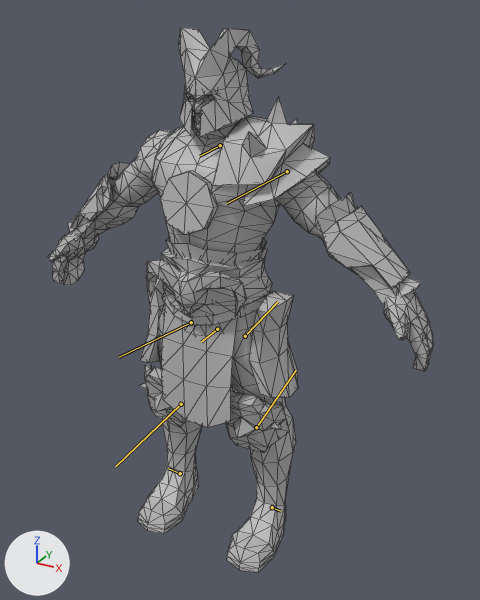
The FBX model FBX/worrior.fbx as it was, and as the next commit left it.
Camera for both pictures: a camera (50 mm lens) standing at (0.0155, -0.0253, 0.0269) and looking at (0.0011, 0.0008, 0.0138). Every picture has the same lights, and +X, +Y and +Z are marked at lower left. The bones that change are drawn over the model as lines. Mesh edges are drawn as thin lines.

In view in the first picture: 'Worrior'.
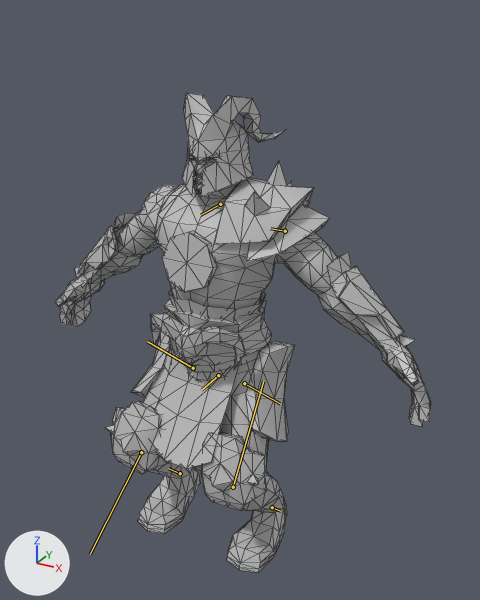
The newer file adds an action. The first version stands in its rest pose; the second is drawn at frame 22 of the action 'idle'.

Boxes (x1, y1, x2, y2) around the edits, measured in the pictures (480 x 600 px):
'Worrior', posed (12% shorter)
    before: (47, 27, 433, 573)
    after: (55, 93, 431, 573)
bone 'QuickRigCharacter_Hips', root to tip
    before: (217, 329) to (201, 342)
    after: (218, 375) to (201, 390)
bone 'QuickRigCharacter_LeftUpLeg', root to tip
    before: (245, 336) to (278, 301)
    after: (244, 383) to (280, 403)
bone 'QuickRigCharacter_LeftLeg', root to tip
    before: (256, 427) to (296, 370)
    after: (233, 487) to (263, 381)
bone 'QuickRigCharacter_RightUpLeg', root to tip
    before: (191, 322) to (119, 357)
    after: (193, 368) to (147, 341)
bone 'QuickRigCharacter_RightLeg', root to tip
    before: (181, 404) to (115, 466)
    after: (141, 452) to (90, 554)
bone 'QuickRigCharacter_LeftArm', root to tip
    before: (287, 171) to (226, 203)
    after: (285, 231) to (270, 228)
bone 'QuickRigCharacter_Neck', root to tip
    before: (220, 145) to (199, 156)
    after: (220, 204) to (200, 215)

Diff of the bpy script that builds the scene:
```diff
--- a/FBX/worrior.fbx.py
+++ b/FBX/worrior.fbx.py
@@ bone_quickrigcharacter_hips @@
 bone_quickrigcharacter_hips = bpy.data.objects['Armature'].pose.bones['QuickRigCharacter_Hips']  # child of 'QuickRigCharacter_Reference'
-bone_quickrigcharacter_hips.location = (0.0, 0.0, 0.0)
-bone_quickrigcharacter_hips.rotation_quaternion = (1.0, 0.0, 0.0, 0.0)  # degrees (0, 0, 0)
+bone_quickrigcharacter_hips.location = (-0.272, 0.002, 0.0)
+bone_quickrigcharacter_hips.rotation_quaternion = (1.0, -0.009, -0.001, 0.003)  # degrees (-1, 0, 0)
@@ bone_quickrigcharacter_leftupleg @@
 bone_quickrigcharacter_leftupleg = bpy.data.objects['Armature'].pose.bones['QuickRigCharacter_LeftUpLeg']  # child of 'QuickRigCharacter_Hips'
-bone_quickrigcharacter_leftupleg.rotation_quaternion = (1.0, 0.0, 0.0, 0.0)  # degrees (0, 0, 0)
+bone_quickrigcharacter_leftupleg.rotation_quaternion = (0.943, 0.01, -0.023, -0.331)  # degrees (2, -2, -39)
@@ bone_quickrigcharacter_leftleg @@
 bone_quickrigcharacter_leftleg = bpy.data.objects['Armature'].pose.bones['QuickRigCharacter_LeftLeg']  # child of 'QuickRigCharacter_LeftUpLeg'
-bone_quickrigcharacter_leftleg.rotation_quaternion = (1.0, 0.0, 0.0, 0.0)  # degrees (0, 0, 0)
+bone_quickrigcharacter_leftleg.rotation_quaternion = (0.792, 0.014, 0.075, 0.606)  # degrees (6, 6, 75)
@@ bone_quickrigcharacter_leftfoot @@
 bone_quickrigcharacter_leftfoot = bpy.data.objects['Armature'].pose.bones['QuickRigCharacter_LeftFoot']  # child of 'QuickRigCharacter_LeftLeg'
-bone_quickrigcharacter_leftfoot.rotation_quaternion = (1.0, 0.0, 0.0, 0.0)  # degrees (0, 0, 0)
+bone_quickrigcharacter_leftfoot.rotation_quaternion = (0.949, 0.05, 0.003, -0.312)  # degrees (5, 2, -36)
@@ bone_quickrigcharacter_rightupleg @@
 bone_quickrigcharacter_rightupleg = bpy.data.objects['Armature'].pose.bones['QuickRigCharacter_RightUpLeg']  # child of 'QuickRigCharacter_Hips'
-bone_quickrigcharacter_rightupleg.rotation_quaternion = (1.0, 0.0, 0.0, 0.0)  # degrees (0, 0, 0)
+bone_quickrigcharacter_rightupleg.rotation_quaternion = (0.941, 0.009, -0.021, -0.337)  # degrees (2, -2, -39)
@@ bone_quickrigcharacter_rightleg @@
 bone_quickrigcharacter_rightleg = bpy.data.objects['Armature'].pose.bones['QuickRigCharacter_RightLeg']  # child of 'QuickRigCharacter_RightUpLeg'
-bone_quickrigcharacter_rightleg.rotation_quaternion = (1.0, 0.0, 0.0, 0.0)  # degrees (0, 0, 0)
+bone_quickrigcharacter_rightleg.rotation_quaternion = (0.792, 0.022, 0.081, 0.604)  # degrees (8, 6, 75)
@@ bone_quickrigcharacter_rightfoot @@
 bone_quickrigcharacter_rightfoot = bpy.data.objects['Armature'].pose.bones['QuickRigCharacter_RightFoot']  # child of 'QuickRigCharacter_RightLeg'
-bone_quickrigcharacter_rightfoot.rotation_quaternion = (1.0, 0.0, 0.0, 0.0)  # degrees (0, 0, 0)
+bone_quickrigcharacter_rightfoot.rotation_quaternion = (0.95, 0.061, 0.001, -0.305)  # degrees (7, 2, -35)
@@ bone_quickrigcharacter_leftarm @@
 bone_quickrigcharacter_leftarm = bpy.data.objects['Armature'].pose.bones['QuickRigCharacter_LeftArm']  # child of 'QuickRigCharacter_LeftShoulder'
-bone_quickrigcharacter_leftarm.rotation_quaternion = (1.0, 0.0, 0.0, 0.0)  # degrees (0, 0, 0)
+bone_quickrigcharacter_leftarm.rotation_quaternion = (0.97, -0.243, 0.0, 0.0)  # degrees (-28, 0, 0)
@@ bone_quickrigcharacter_neck @@
 bone_quickrigcharacter_neck = bpy.data.objects['Armature'].pose.bones['QuickRigCharacter_Neck']  # child of 'QuickRigCharacter_Spine2'
-bone_quickrigcharacter_neck.rotation_quaternion = (1.0, 0.0, 0.0, 0.0)  # degrees (0, 0, 0)
+bone_quickrigcharacter_neck.rotation_quaternion = (1.0, 0.0, 0.0, -0.022)  # degrees (0, 0, -2)
```
